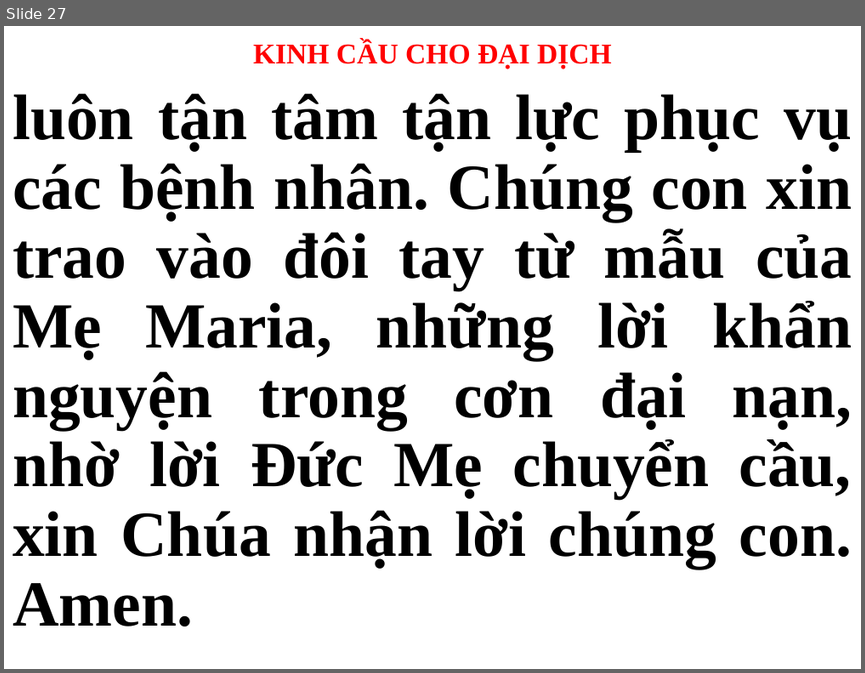
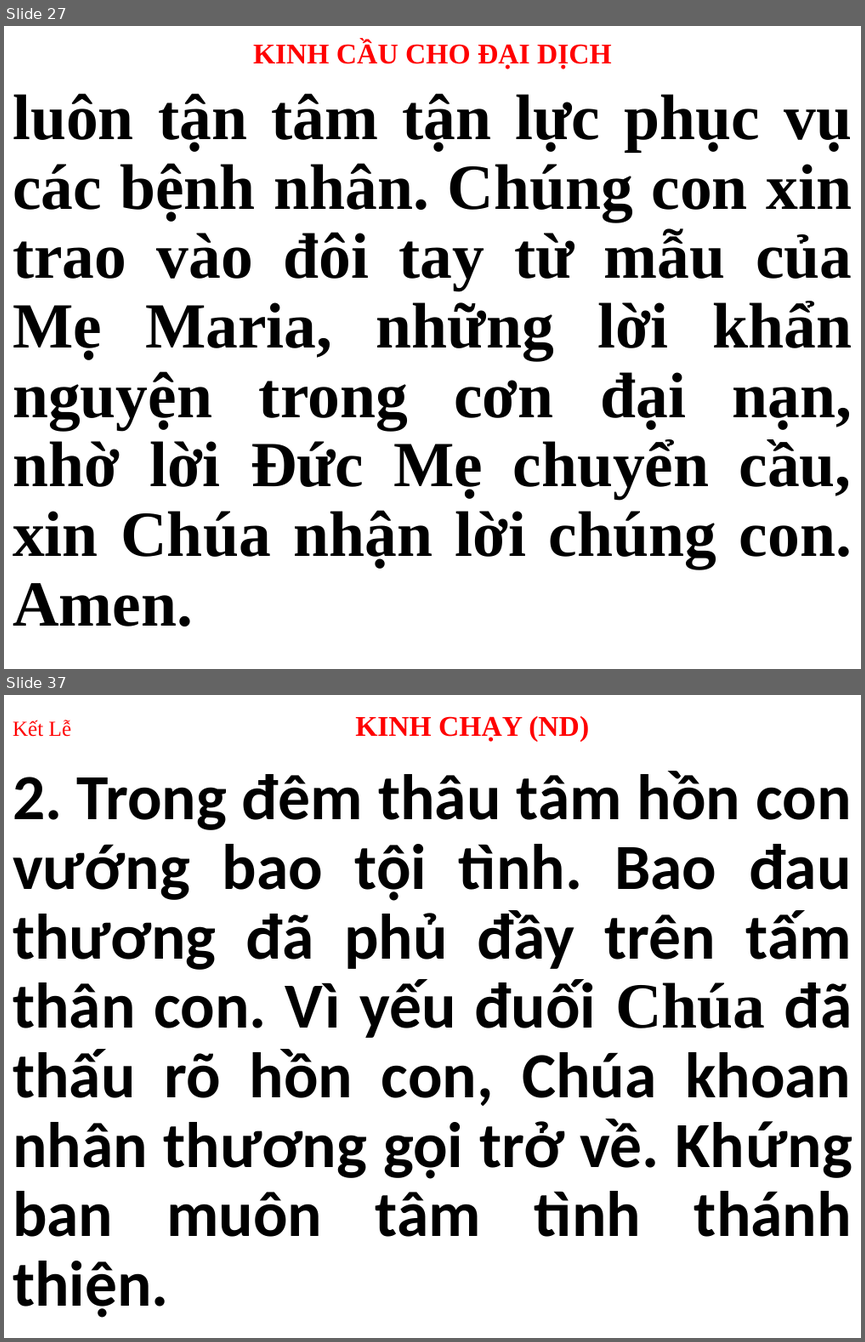
Before and after one commit to webfullstack99/usb-songs, a slide deck: CN.pptx. Shown one above the other, each under a label of ours: slide 27 before the commit, slides 27 and 37 after it; the slides between them are not shown. The pictures are 865x673 and 865x1342 pixels, drawn with LibreOffice and Linux fonts; fonts in the diff are those of the drawing. Boxes give left, top, right and bottom in pixels: in the first picture for what was removed or moved away, otherwise in the second. Text is boxed around its words. In the diff, an @@ line names an element or a change of style, - is before the commit and + after.

```diff
--- a/CN.pptx
+++ b/CN.pptx
@@ slide 37 added at (4, 695, 861, 1338), background #FFFFFF @@
@@ title added at (12, 716, 589, 741), 24 pt, text #FF0000, bold @@
+Kết Lễ KINH CHẠY (ND)
@@ subtitle added at (12, 771, 852, 1317), 54 pt, text #1F1F1F, bold @@
+2. Trong đêm thâu tâm hồn con vướng bao tội tình. Bao đau thương đã phủ đầy trên tấm thân con. Vì yếu đuối Chúa đã thấu rõ hồn con, Chúa khoan nhân thương gọi trở về. Khứng ban muôn tâm tình thánh thiện.
```
Also in this commit, not shown: 28 other slides changed, 37 other slides added, 32 slides removed, 2 other files.
